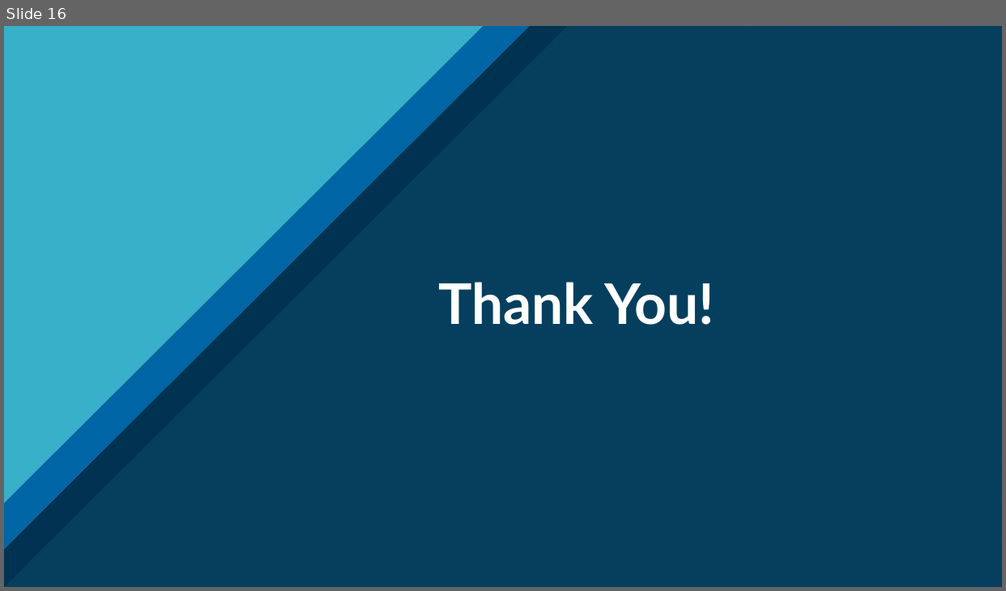
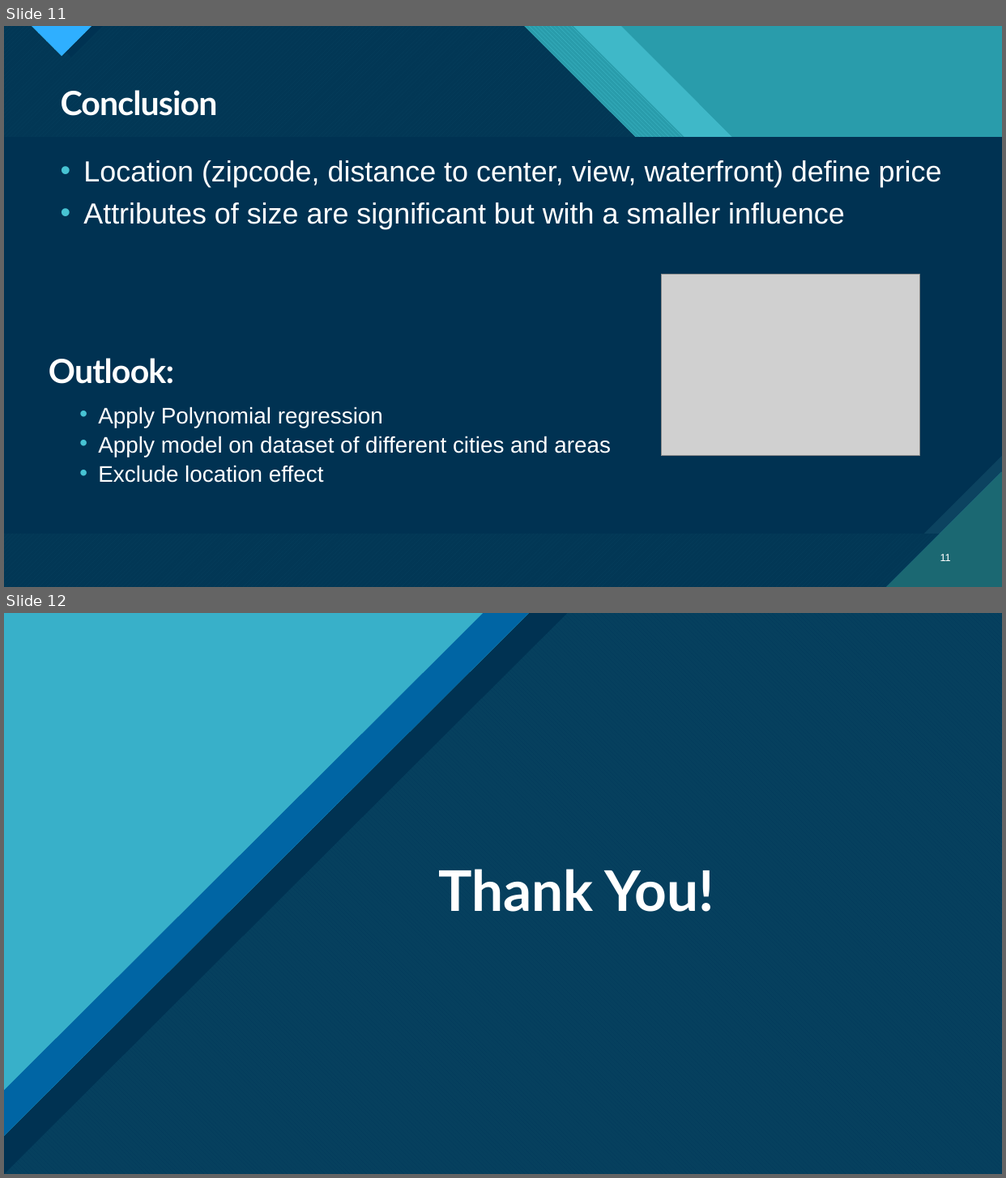
Before and after one commit to CrisQueCris/Houseprices, a slide deck: Final PresentationKC.pptx. Shown one above the other, each under a label of ours: slide 16 before the commit, slides 11 and 12 after it. The pictures are 1006x591 and 1006x1178 pixels, drawn with LibreOffice and Linux fonts; fonts in the diff are those of the drawing; grey boxes stand for pictures. Boxes give left, top, right and bottom in pixels: in the first picture for what was removed or moved away, otherwise in the second. Text is boxed around its words. In the diff, an @@ line names an element or a change of style, - is before the commit and + after.

```diff
--- a/Final PresentationKC.pptx
+++ b/Final PresentationKC.pptx
@@ slide 11 added at <box>4,26,1002,587</box>, background #47C3D3; not listed: 13 template elements that a slide beside it also shows @@
@@ rectangle added at <box>4,26,1002,587</box>, fill #299CAB @@
@@ rectangle added at <box>4,26,1002,587</box>, fill #299CAB @@
@@ freeform shape added at <box>4,26,1002,587</box>, fill #47C3D3 at 74% opacity @@
@@ freeform shape added at <box>4,26,1002,587</box>, fill pattern #47C3D3 on #1B6872 @@
@@ freeform shape added at <box>4,26,1002,587</box>, fill #003352 at 90% opacity @@
@@ text added at <box>61,90,218,116</box>, 32 pt, text #FFFFFF, bold @@
+Conclusion
@@ text added at <box>83,160,942,229</box>, 28 pt, text #FFFFFF @@
+• Location (zipcode, distance to center, view, waterfront) define price
+• Attributes of size are significant but with a smaller influence
@@ picture added at <box>661,275,920,456</box> @@
@@ title added at <box>49,358,174,384</box>, 32 pt, text #FFFFFF, bold @@
+Outlook:
@@ text added at <box>98,407,611,483</box>, 21.7 pt, text #FFFFFF @@
+• Apply Polynomial regression
+• Apply model on dataset of different cities and areas
+• Exclude location effect
@@ page number added at <box>940,554,951,561</box>, 10 pt, text #FFFFFF @@
+11
@@ what was slide 16 is now slide 12 @@
```
Also in this commit, not shown: 2 slides changed, 5 other slides added, 7 slides removed, 1 other file.
